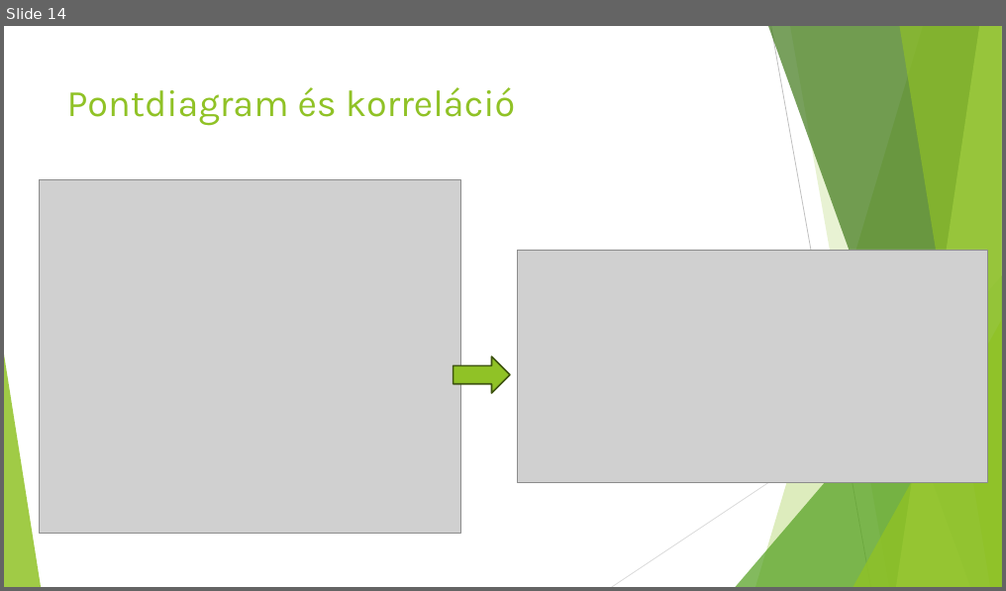
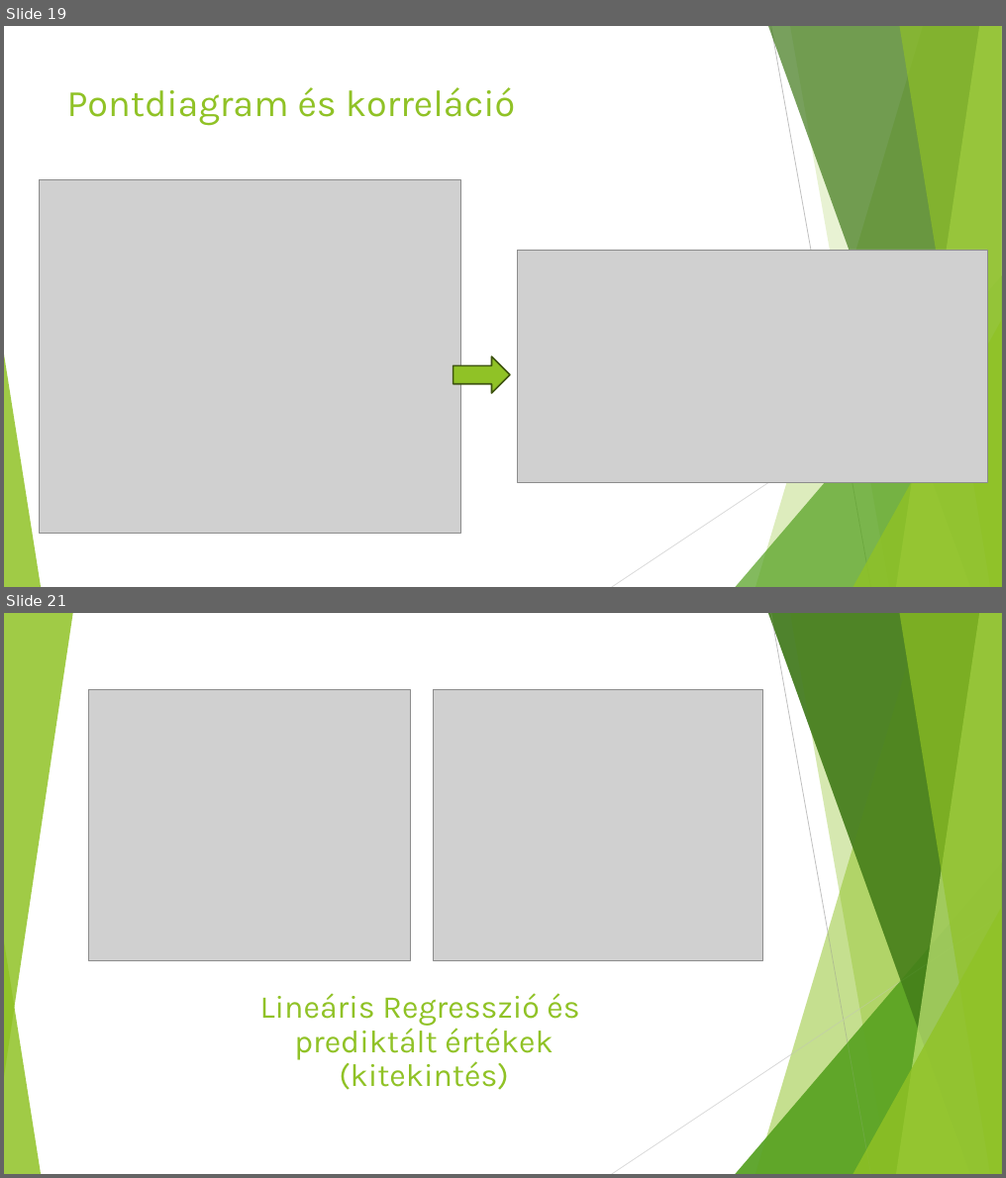
Before and after one commit to lacithelaci/oktatas, a slide deck: egyetemi_feleves_cuccok/4_szemeszter/üzleti_intelligencia/prezentáció.pptx. Shown one above the other, each under a label of ours: slide 14 before the commit, slides 19 and 21 after it; the slides between them are not shown. The pictures are 1006x591 and 1006x1178 pixels, drawn with LibreOffice and Linux fonts; fonts in the diff are those of the drawing; grey boxes stand for pictures. Boxes give left, top, right and bottom in pixels: in the first picture for what was removed or moved away, otherwise in the second. Text is boxed around its words. In the diff, an @@ line names an element or a change of style, - is before the commit and + after.

```diff
--- a/egyetemi_feleves_cuccok/4_szemeszter/üzleti_intelligencia/prezentáció.pptx
+++ b/egyetemi_feleves_cuccok/4_szemeszter/üzleti_intelligencia/prezentáció.pptx
@@ slide 21 added at <box>4,613,1002,1174</box>, background #FFFFFF; not listed: 8 template elements that a slide beside it also shows @@
@@ group added at <box>4,613,1002,1174</box>: 5 freeform shapes, 3 triangles, 2 lines @@
@@ picture added at <box>88,689,411,961</box> @@
@@ picture added at <box>434,689,764,960</box> @@
@@ title added at <box>260,993,579,1090</box>, 30.6 pt, text #90C226 @@
+Lineáris Regresszió és
+prediktált értékek
+(kitekintés)
@@ what was slide 14 is now slide 19 @@
```
Also in this commit, not shown: 1 slide changed, 9 other slides added, 1 slide removed, 1 other file.
